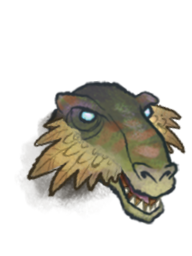
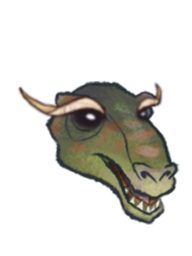
The second 192×256 image is a revision of the first. Changes to its layers:
added layer "Skysinger Shadow Horns Untinted.png" above "Head/Face Details" over (x1=17, y1=81, x2=164, y2=136)
hid "Background" (14th of 22) over (x1=14, y1=109, x2=124, y2=217)
hid "Background" (18th of 22) over (x1=144, y1=101, x2=187, y2=156)
